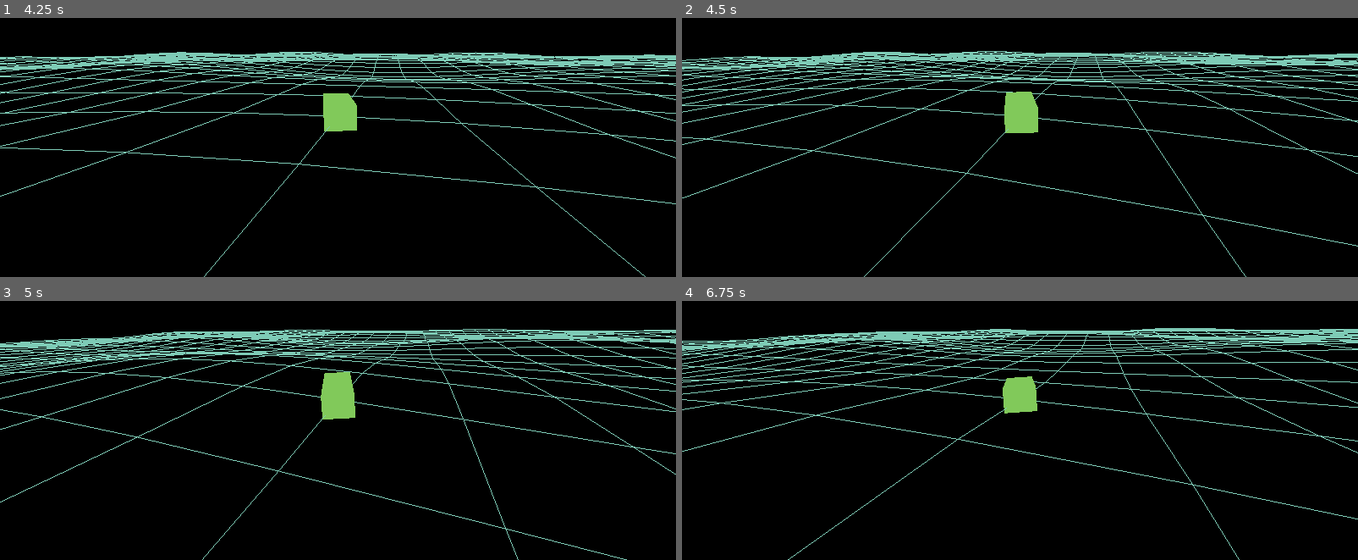
Above: before the commit, frames 1-4 (two rows, left to right).
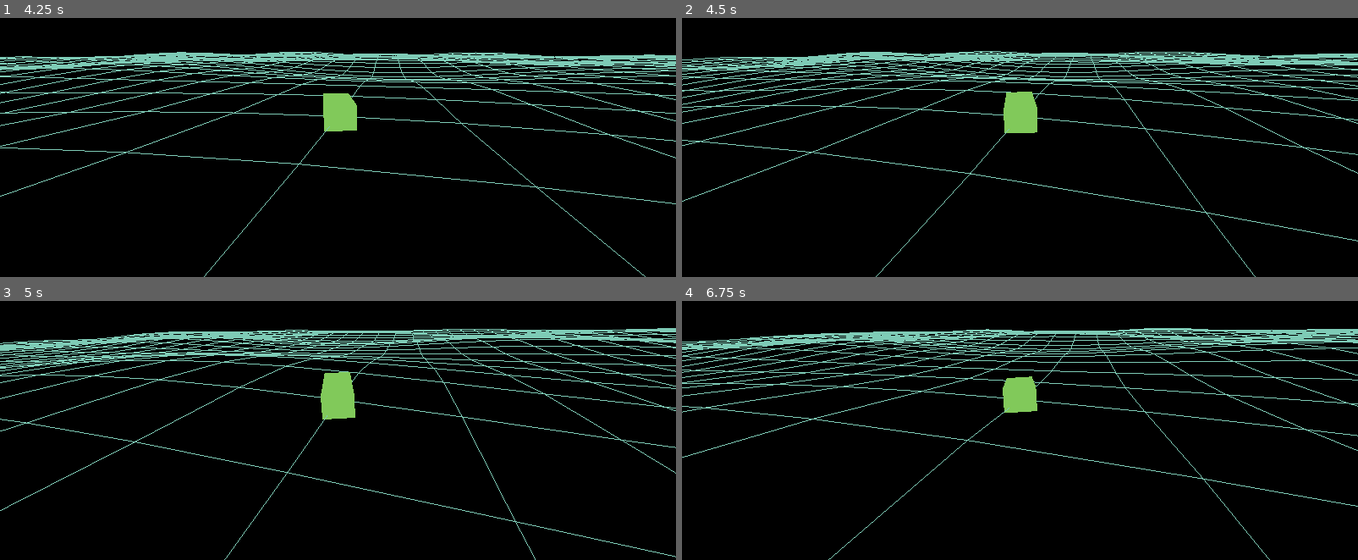
Above: after the commit, the same moments.

Repository: kieranajp/FATHOM.EXE
Game: Godot game, scene res://scenes/Main.tscn
Two runs of this game, one before a commit and one after it. Both use one fixed random seed, a clock stepped at 60 frames per second and the inputs below.
Inputs (mouse positions are in pixels of both pictures, inside the frame that each line leads up to):
- Up to frame 1 (4.25 s): tap Enter at 0.5 s; move the mouse to (486, 67) at 0.52 s; hold W (sail_up) 0.53-1.25 s; hold Space (aim) 0.53-1.25 s; click (486, 67) at 0.67 s; drag from (202, 106) to (304, 163) at 1.27 s; move the mouse to (outside the picture) at 2.02 s; hold W (sail_up) 2.03-2.75 s; hold 2 (ammo_chain) 2.03-2.75 s; drag from (304, 163) to (135, 30) at 2.77 s; move the mouse to (540, 144) at 3.52 s; hold S (sail_down) from 3.53 s (still down); hold A (steer_port) from 3.53 s (still down)
- Up to frame 2 (4.5 s): release S (sail_down) at 4.25 s; release A (steer_port) at 4.25 s; drag from (817, 30) to (outside the picture) at 4.27 s
- Up to frame 3 (5 s): no input
- Up to frame 4 (6.75 s): move the mouse to (1053, 370) at 5.02 s; hold S (sail_down) 5.03-5.75 s; hold Shift 5.03-5.75 s; click (1053, 370) at 5.17 s; drag from (outside the picture) to (884, 389) at 5.77 s; move the mouse to (1168, 350) at 6.52 s; hold W (sail_up) from 6.53 s (still down); tap Ctrl at 6.6 s

Frame 1 is identical in both runs. In frame 2, 5.8% of the frame differs, in the area x 0-100%, y 12-100%; in frame 3, 7.3%; in frame 4, 7.8%, in the area x 0-100%, y 10-100%.

Commit message:
tune: T02 rudder centring — match JS reference (~30.6/s)
JS self-centres the rudder with `rudder *= 0.6` per frame at 60 Hz
which equates to a continuous rate of -ln(0.6)*60 ≈ 30.6 /s — i.e.
the wheel snaps back fast. Godot was at 6.0 /s (5× slower), so on
A/D release the rudder lingered.

Non-blocking per the brief but trivial to align while in the file.

Diff:
--- a/data/tuning/sailing.tres
+++ b/data/tuning/sailing.tres
@@ -7,7 +7,7 @@
 speed_ease_rate = 0.04
 rudder_input_rate = 6.0
 rudder_max = 1.0
-rudder_center_rate = 6.0
+rudder_center_rate = 30.6
 turn_factor = 1.8
 turn_factor_speed = 0.45
 turn_scale = 0.22
--- a/scripts/resources/sailing_tuning.gd
+++ b/scripts/resources/sailing_tuning.gd
@@ -21,10 +21,14 @@
 @export var speed_ease_rate: float = 0.04
 
 # Rudder dynamics. JS: rudder ± 0.18 per "key tick", * 0.6 self-center per tick.
-# We use per-second rates so behaviour is dt-independent.
+# We use per-second rates so behaviour is dt-independent (see speed_ease_rate
+# comment above for the convention).
+#
+# rudder_center_rate JS equivalence: `rudder *= 0.6` per frame @ 60 Hz →
+# continuous rate -ln(0.6)*60 ≈ 30.6/s. The wheel snaps to centre fast.
 @export var rudder_input_rate: float = 6.0      # rad/s of rudder per key held
 @export var rudder_max: float = 1.0
-@export var rudder_center_rate: float = 6.0     # how fast rudder eases to 0 on release
+@export var rudder_center_rate: float = 30.6    # how fast rudder eases to 0 on release
 
 # Steering response: turn_rate = (turn_factor + speed * turn_factor_speed) * rudder * turn_scale
 @export var turn_factor: float = 1.8
